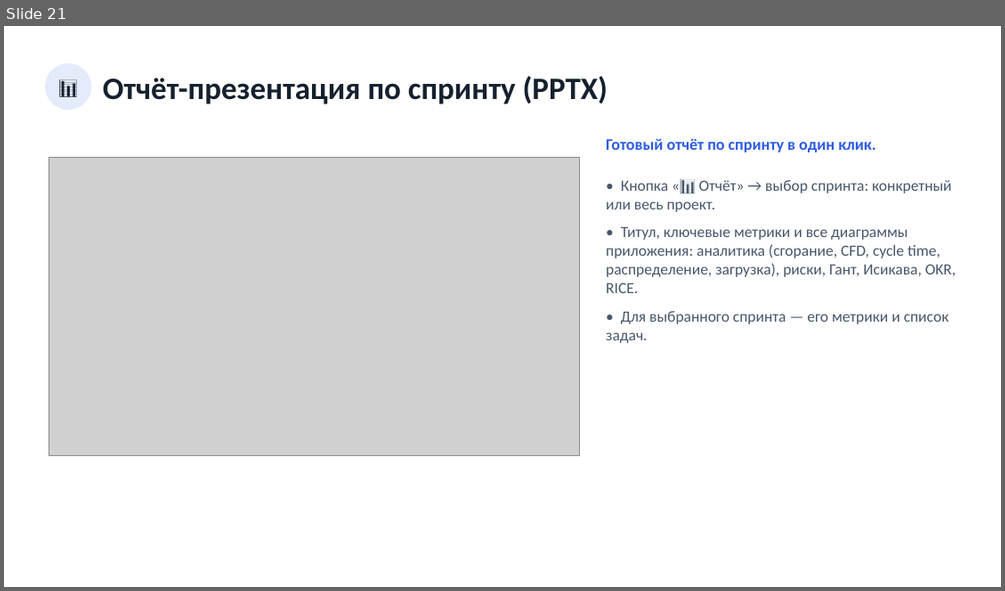
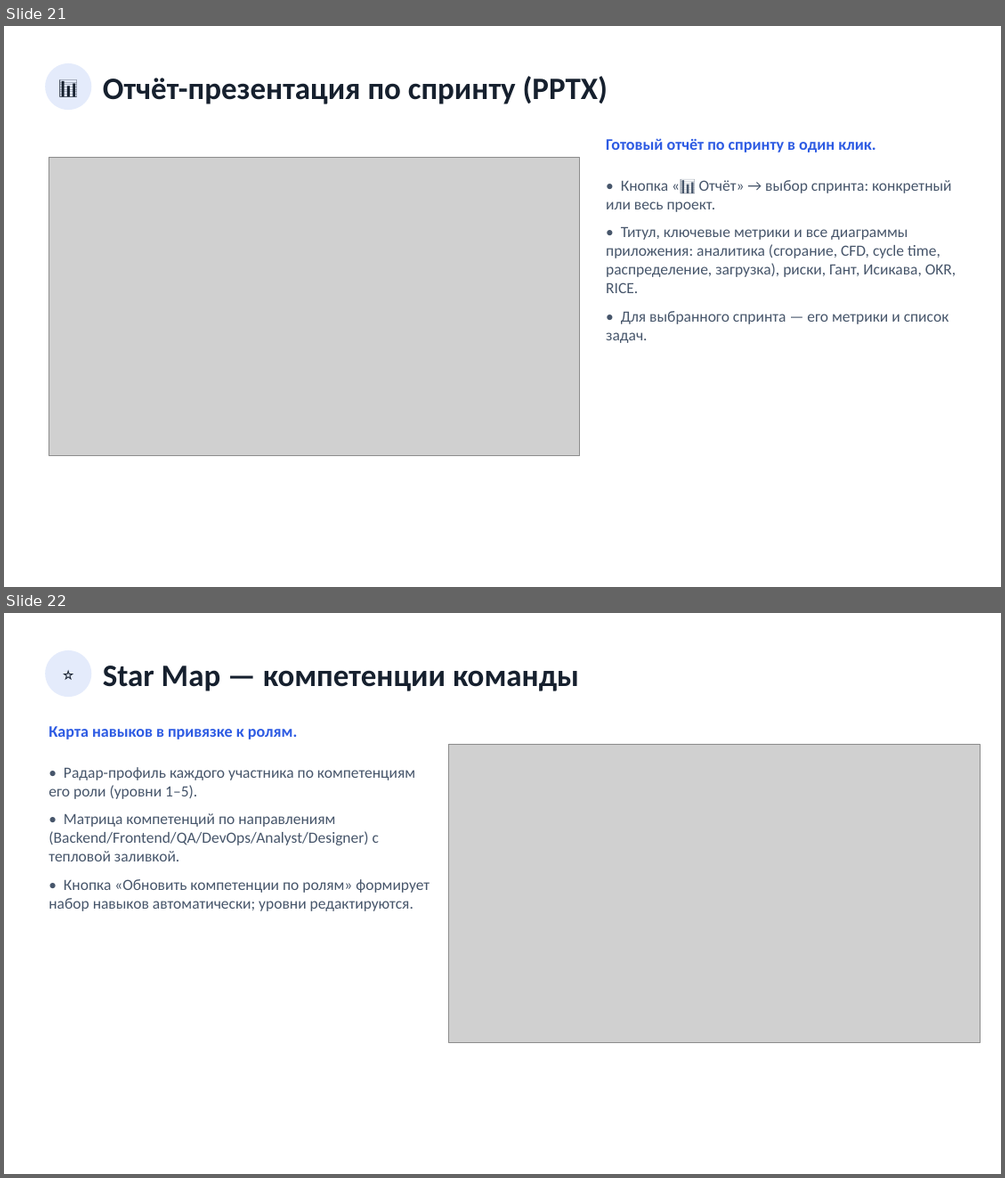
Before and after one commit to neoandrey1985/Planirovanie, a slide deck: frontend/docs/Презентация_приложения.pptx. Shown one above the other, each under a label of ours: slide 21 before the commit, slides 21 and 22 after it. The pictures are 1005x591 and 1005x1178 pixels, drawn with LibreOffice and Linux fonts; fonts in the diff are those of the drawing; grey boxes stand for pictures. Boxes give left, top, right and bottom in pixels: in the first picture for what was removed or moved away, otherwise in the second. Text is boxed around its words. In the diff, an @@ line names an element or a change of style, - is before the commit and + after.

```diff
--- a/frontend/docs/Презентация_приложения.pptx
+++ b/frontend/docs/Презентация_приложения.pptx
@@ slide 22 added at <box>4,613,1001,1174</box>, background #FFFFFF @@
@@ ellipse added at <box>45,650,91,697</box>, fill #E4EBFB, 18 pt, text #16202E @@
+⭐
@@ text added at <box>103,666,579,691</box>, 30 pt, text #16202E, bold @@
+Star Map — компетенции команды
@@ text added at <box>48,726,298,739</box>, 15.5 pt, text #2D5BE3, bold @@
+Карта навыков в привязке к ролям.
@@ picture added at <box>449,744,979,1042</box> @@
@@ text added at <box>48,767,429,911</box>, 15 pt, text #47566B @@
+• Радар-профиль каждого участника по компетенциям его роли (уровни 1–5).
+• Матрица компетенций по направлениям (Backend/Frontend/QA/DevOps/Analyst/Designer) с тепловой заливкой.
+• Кнопка «Обновить компетенции по ролям» формирует набор навыков автоматически; уровни редактируются.
```
Also in this commit, not shown: 2 other slides added, 3 other files.
